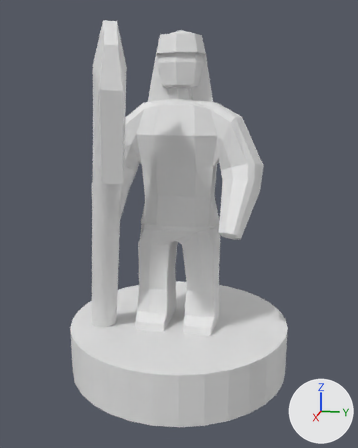
Renders of the Blender file Meshes/u_swiss_unique_unit.blend from each side of a commit.
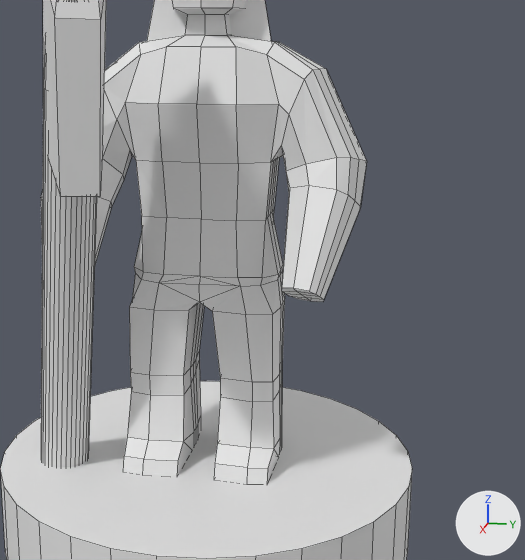
Old and new are each drawn whole from a camera (50 mm lens) standing at (0.81, 0.162, 0.441) and looking at (0.006, 0.001, 0.24) and again close up on the part from 20% to 97% of the width and 18% to 84% of the height. Arrows for +X, +Y and +Z are at lower right; the lights stay in place. The close-ups show mesh edges as thin lines.
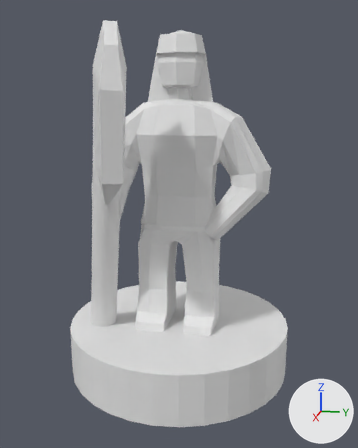
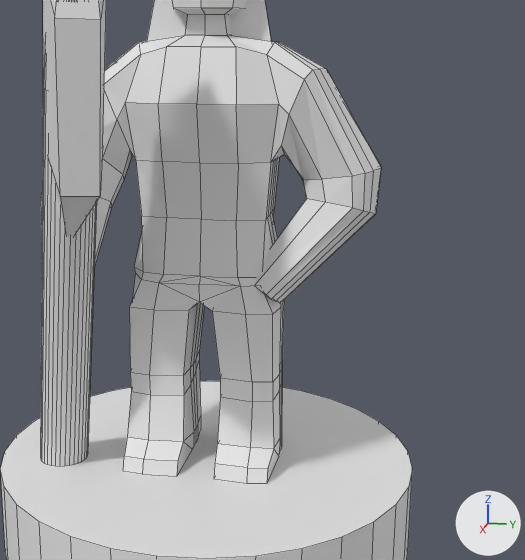
Location of each change, (x1, y1, x2, y2) in pixels of the close-ups (525 x 560 px; the box of a moved part takes in the faces that stretch with it):
part 1 of me_cylinder, moved or reshaped: before (41, 87, 282, 483); after (40, 87, 282, 484)
part 2 of me_cylinder, built on: before (281, 69, 367, 302); after (48, 69, 381, 303)

The change, as a diff of the scene's bpy script:
```diff
--- a/Meshes/u_swiss_unique_unit.blend.py
+++ b/Meshes/u_swiss_unique_unit.blend.py
@@ me_cylinder @@
 # used by ob_cylinder; location = (0.0, 0.0, 0.038); scale = (-0.201, -0.201, -0.04)
-me_cylinder.from_pydata(...)  # 576 vertices, 547 faces; spans x -0.95..0.95, y -0.95..0.95, z -12.84..1.47
+me_cylinder.from_pydata(...)  # 584 vertices, 553 faces; spans x -0.95..0.95, y -0.95..0.95, z -12.84..1.47
+# me_cylinder part 1
+# 28 vertices in x -0.29..0.26, y -0.34..0.34, z -0.61 move by (0.0, 0.0, -0.03)
+# 4 vertices in x 0.0..0.13, y -0.2..0.21, z -0.87 move by (0.0, 0.0, 0.23)
+# 4 vertices in x 0.04..0.08, y -0.18..0.17, z -0.6 move by (0.0, 0.0, -0.04)
+# 4 vertices in x -0.29..-0.24, y 0.55..0.62, z -0.26 move by (0.0, 0.0, -0.38)
+# 3 vertices in x -0.1..-0.08, y 0.68..0.72, z -0.48 move by (0.0, 0.0, -0.16)
+# 25 vertices move from x -0.29..-0.07, y 0.53..0.75, z -0.47..-0.25 to x -0.29..-0.07, y 0.53..0.75, z -0.64
+# me_cylinder part 2
+# 1 face is deleted
+# 39 vertices move from x -0.41..0.11, y -0.69..-0.35, z -7.76..-4.86 to x -0.18..0.22, y -0.75..-0.2, z -7.43..-4.51
+# 8 vertices are added at x -0.87..-0.34, y 0.23..0.58, z -8.03..-6.03
+# 7 new faces join them
```
